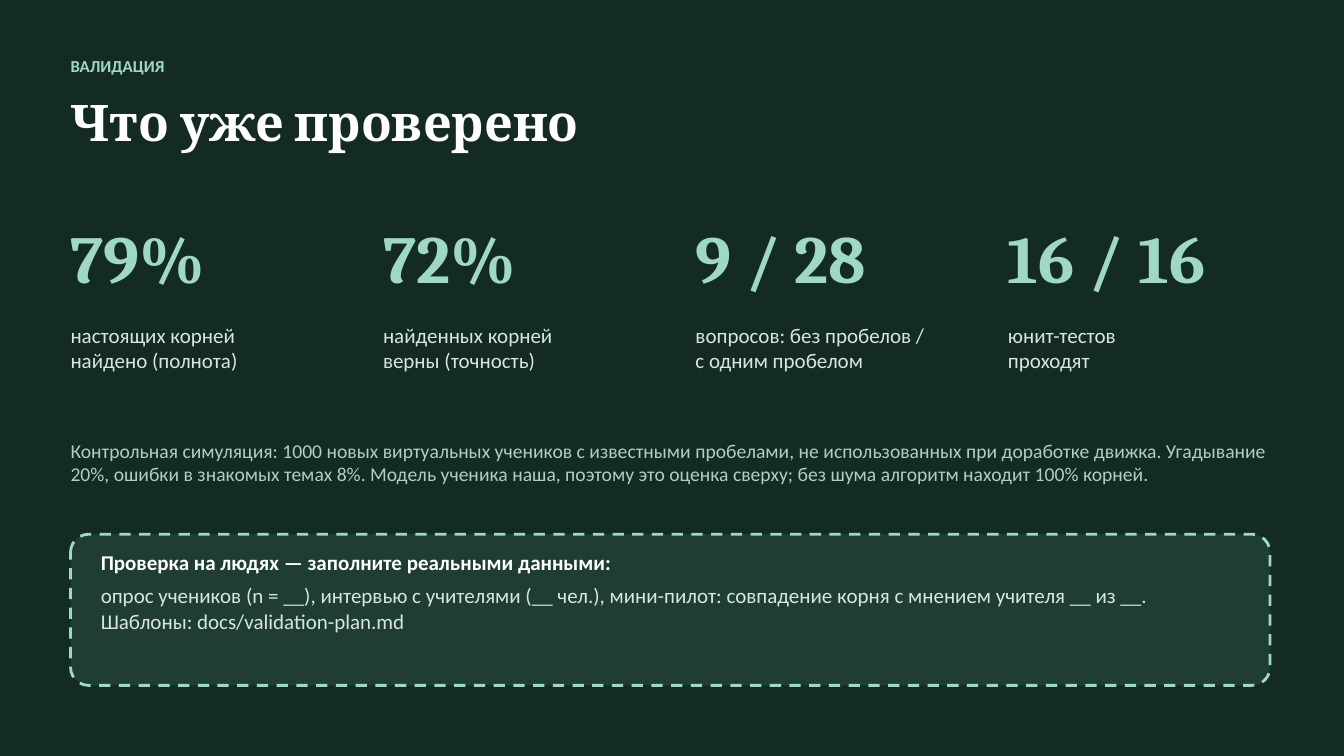
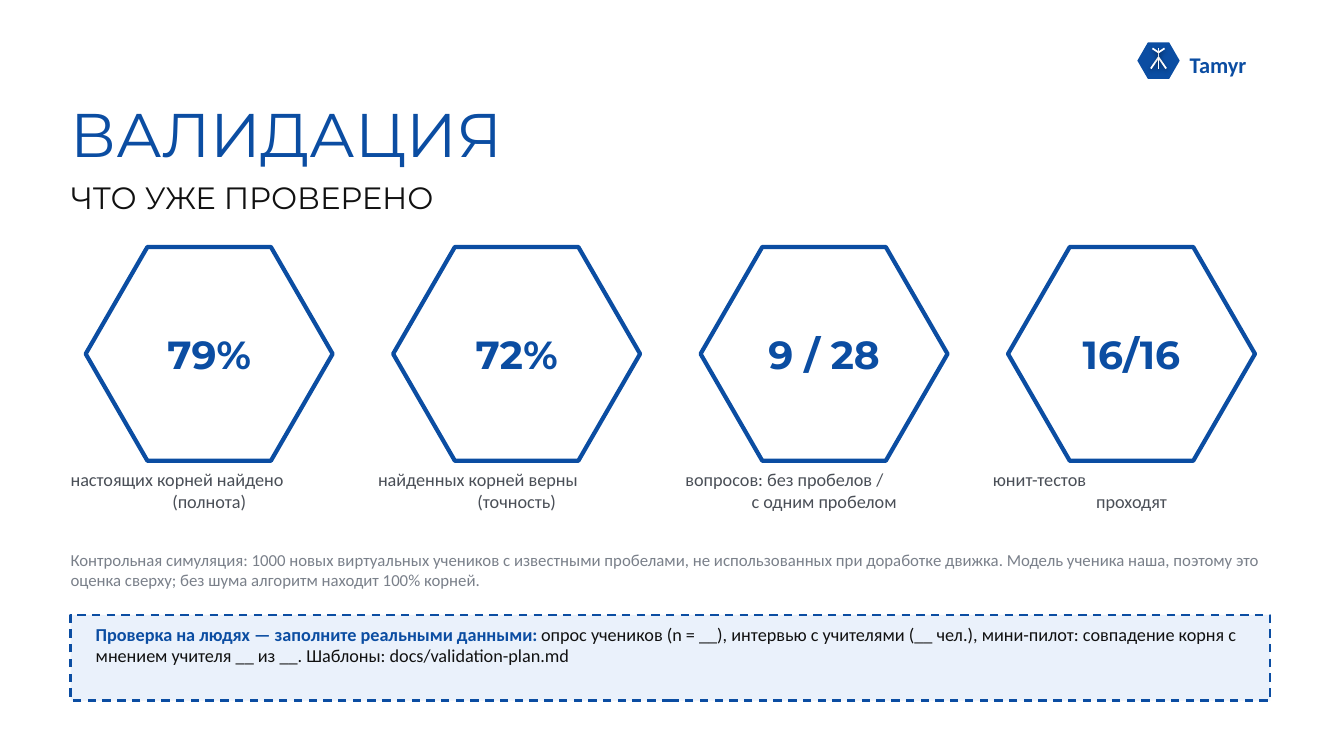
Before and after one commit to sas1k00/hackathonchik, a slide deck: slide 9 of docs/Tamyr_VentureHack2026.pptx. Drawn at 1344x756 pixels with LibreOffice and Linux fonts; fonts in the diff are those of the drawing. Boxes give left, top, right and bottom in pixels: in the first picture for what was removed or moved away, otherwise in the second. Text is boxed around its words. In the diff, an @@ line names an element or a change of style, - is before the commit and + after.

```diff
--- a/docs/Tamyr_VentureHack2026.pptx
+++ b/docs/Tamyr_VentureHack2026.pptx
@@ background #142B25 to #FFFFFF @@
@@ hexagon added at [1137,42,1180,79], fill #0B4DA2 @@
@@ line added from (1158, 57) to (1151, 69), #FFFFFF 1.25 pt @@
@@ line added from (1158, 52) to (1152, 48), #FFFFFF 1.25 pt @@
@@ line added from (1158, 48) to (1158, 57), #FFFFFF 1.25 pt @@
@@ line added from (1158, 57) to (1167, 69), #FFFFFF 1.25 pt @@
@@ line added from (1158, 57) to (1158, 69), #FFFFFF 1.25 pt @@
@@ line added from (1158, 52) to (1165, 48), #FFFFFF 1.25 pt @@
@@ text added at [1190,58,1247,77], 16 pt, text #0B4DA2, bold @@
+Tamyr
@@ text "ВАЛИДАЦИЯ": place and size @@
-text "ВАЛИДАЦИЯ" at [71,61,165,75]
+text "ВАЛИДАЦИЯ" at [71,114,503,167]
@@ text "ВАЛИДАЦИЯ" at [71,114,503,167]: size 12 to 44 pt, font Calibri to Montserrat, text colour #9FD9C4 to #0B4DA2, bold off @@
@@ text at [71,187,434,210]: text changed; size 36 to 22 pt; font Cambria to Montserrat; text colour #FFFFFF to #111111; bold off @@
-Что уже проверено
+ЧТО УЖЕ ПРОВЕРЕНО
@@ hexagon "79%": place and size @@
-hexagon "79%" at [71,237,206,285]
+hexagon "79%" at [86,247,333,461]
@@ hexagon "72%": place and size @@
-hexagon "72%" at [383,237,516,285]
+hexagon "72%" at [393,247,640,461]
@@ size 48 to 28 pt, font Cambria to Montserrat, text colour #9FD9C4 to #0B4DA2; alignment left to centre; vertical alignment top to middle; fill none to #FFFFFF; outline none to #0B4DA2 3 pt in 3 elements at [86,247,333,461], [393,247,640,461], [701,247,948,461] @@
@@ hexagon "9 / 28": place and size @@
-hexagon "9 / 28" at [695,237,866,284]
+hexagon "9 / 28" at [701,247,948,461]
@@ hexagon "16/16": place and size @@
-hexagon "16/16" at [1008,237,1205,284]
+hexagon "16/16" at [1008,247,1255,461]
@@ hexagon "16/16" at [1008,247,1255,461]: vertical alignment top to middle; fill none to #FFFFFF; outline none to #0B4DA2 3 pt @@
@@ text in hexagon at [1083,336,1180,373]: text changed; size 48 to 28 pt; font Cambria to Montserrat; text colour #9FD9C4 to #0B4DA2 @@
-16 / 16
+16/16
@@ text "настоящих корней найдено (полнота)": place and size @@
-text "настоящих корней найдено (полнота)" at [71,329,237,372]
+text "настоящих корней найдено (полнота)" at [71,473,284,510]
@@ text "найденных корней верны (точность)": place and size @@
-text "найденных корней верны (точность)" at [383,329,553,372]
+text "найденных корней верны (точность)" at [378,473,578,510]
@@ text "вопросов: без пробелов / с ...": place and size @@
-text "вопросов: без пробелов / с ..." at [695,329,911,372]
+text "вопросов: без пробелов / с ..." at [685,473,897,511]
@@ size 15 to 13 pt, text colour #D8E6E0 to #4A4F57; alignment left to centre in 4 elements at [71,473,284,510], [378,473,578,510], [685,473,897,511], [993,477,1167,511] @@
@@ text "юнит-тестов проходят": place and size @@
-text "юнит-тестов проходят" at [1008,333,1116,372]
+text "юнит-тестов проходят" at [993,477,1167,511]
@@ rounded rectangle removed at [71,534,1270,686] @@
@@ text at [71,554,1258,589]: text changed; size 14 to 12 pt; text colour #B5CCC3 to #7A808A @@
-Контрольная симуляция: 1000 новых виртуальных учеников с известными пробелами, не использованных при доработке движка. Угадывание 20%, ошибки в знакомых темах 8%. Модель ученика наша, поэтому это оценка сверху; без шума алгоритм находит 100% корней.
+Контрольная симуляция: 1000 новых виртуальных учеников с известными пробелами, не использованных при доработке движка. Модель ученика наша, поэтому это оценка сверху; без шума алгоритм находит 100% корней.
@@ rectangle added at [71,615,1270,701], fill #EAF1FB, outline #0B4DA2 1.5 pt dashed @@
@@ text at [96,628,1236,665]: text changed; size 15 to 13 pt; text colour #D8E6E0 to #111111 @@
-Проверка на людях — заполните реальными данными:
-опрос учеников (n = __), интервью с учителями (__ чел.), мини-пилот: совпадение корня с мнением учителя __ из __. Шаблоны: docs/validation-plan.md
+Проверка на людях — заполните реальными данными: опрос учеников (n = __), интервью с учителями (__ чел.), мини-пилот: совпадение корня с мнением учителя __ из __. Шаблоны: docs/validation-plan.md
```
Also in this commit, not shown: 10 other slides changed, 2 other files.
